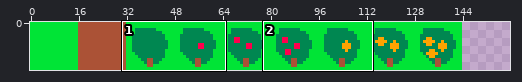
A sprite sheet gets an edit: assets/tiles.png. The first picture is a wide view before the edit; the outline marks the close-up.
Close-up. Before the edit:
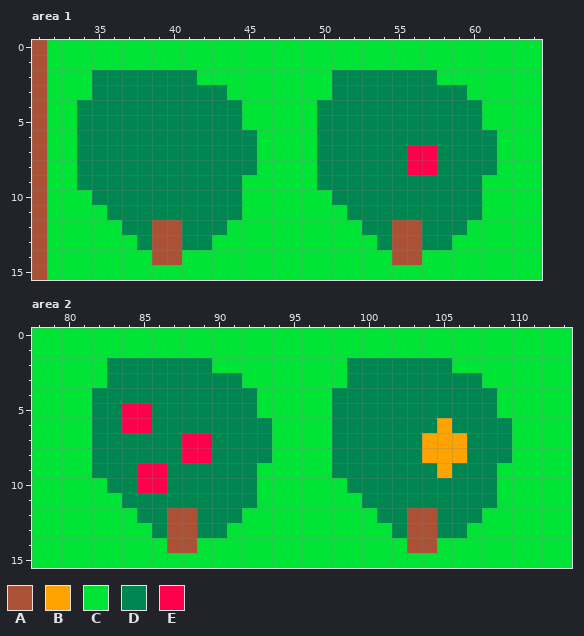
The file is 144x16 pixels. Shown: area 1: x 31..64, y 0..15; area 2: x 78..113, y 0..15. The old version is drawn lined up with the new one, on the new canvas. The commit also changed other parts of the picture, which this record leaves out.
Palette (. is transparent): A #ab5236  B #ffa300  C #00e436  D #008751  E #ff004d
Pixels before, area 1, first column x 31:
 0 ACCCCCCCCCCCCCCCCCCCCCCCCCCCCCCCCC
 1 ACCCCCCCCCCCCCCCCCCCCCCCCCCCCCCCCC
 2 ACCCDDDDDDDCCCCCCCCCDDDDDDDCCCCCCC
 3 ACCCDDDDDDDDDCCCCCCCDDDDDDDDDCCCCC
 4 ACCDDDDDDDDDDDCCCCCDDDDDDDDDDDCCCC
 5 ACCDDDDDDDDDDDCCCCCDDDDDDDDDDDCCCC
 6 ACCDDDDDDDDDDDDCCCCDDDDDDDDDDDDCCC
 7 ACCDDDDDDDDDDDDCCCCDDDDDDEEDDDDCCC
 8 ACCDDDDDDDDDDDDCCCCDDDDDDEEDDDDCCC
 9 ACCDDDDDDDDDDDCCCCCDDDDDDDDDDDCCCC
10 ACCCDDDDDDDDDDCCCCCCDDDDDDDDDDCCCC
11 ACCCCDDDDDDDDDCCCCCCCDDDDDDDDDCCCC
12 ACCCCCDDAADDDCCCCCCCCCDDAADDDCCCCC
13 ACCCCCCDAADDCCCCCCCCCCCDAADDCCCCCC
14 ACCCCCCCAACCCCCCCCCCCCCCAACCCCCCCC
15 ACCCCCCCCCCCCCCCCCCCCCCCCCCCCCCCCC
Pixels before, area 2, first column x 78:
 0 CCCCCCCCCCCCCCCCCCCCCCCCCCCCCCCCCCCC
 1 CCCCCCCCCCCCCCCCCCCCCCCCCCCCCCCCCCCC
 2 CCCCCDDDDDDDCCCCCCCCCDDDDDDDCCCCCCCC
 3 CCCCCDDDDDDDDDCCCCCCCDDDDDDDDDCCCCCC
 4 CCCCDDDDDDDDDDDCCCCCDDDDDDDDDDDCCCCC
 5 CCCCDDEEDDDDDDDCCCCCDDDDDDDDDDDCCCCC
 6 CCCCDDEEDDDDDDDDCCCCDDDDDDDBDDDDCCCC
 7 CCCCDDDDDDEEDDDDCCCCDDDDDDBBBDDDCCCC
 8 CCCCDDDDDDEEDDDDCCCCDDDDDDBBBDDDCCCC
 9 CCCCDDDEEDDDDDDCCCCCDDDDDDDBDDDCCCCC
10 CCCCCDDEEDDDDDDCCCCCCDDDDDDDDDDCCCCC
11 CCCCCCDDDDDDDDDCCCCCCCDDDDDDDDDCCCCC
12 CCCCCCCDDAADDDCCCCCCCCCDDAADDDCCCCCC
13 CCCCCCCCDAADDCCCCCCCCCCCDAADDCCCCCCC
14 CCCCCCCCCAACCCCCCCCCCCCCCAACCCCCCCCC
15 CCCCCCCCCCCCCCCCCCCCCCCCCCCCCCCCCCCC
After the commit:
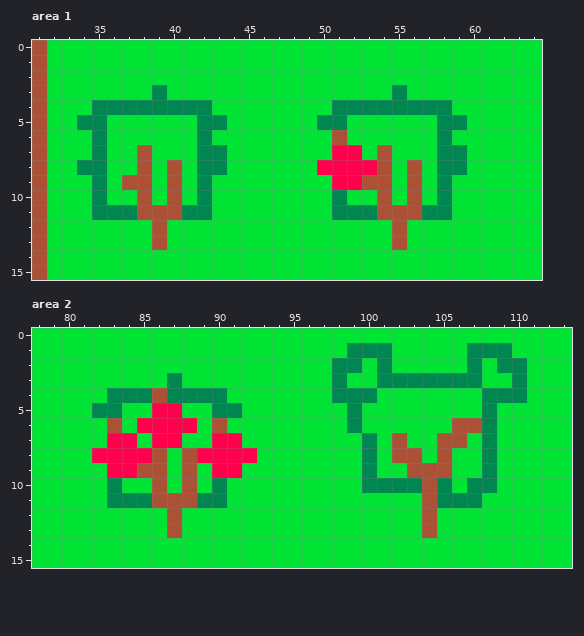
The exact change:
canvas 144x16 -> 160x16
Area 1:
y 2: x 35..41 DDDDDDD -> CCCCCCC; x 51..57 DDDDDDD -> CCCCCCC
y 3: x 35..38 DDDD -> CCCC; x 40..43 DDDD -> CCCC; x 51..54 DDDD -> CCCC; x 56..59 DDDD -> CCCC
y 4: x 34 D -> C; x 43..44 DD -> CC; x 50 D -> C; x 59..60 DD -> CC
y 5: x 36..41 DDDDDD -> CCCCCC; x 44 D -> C; x 52..57 DDDDDD -> CCCCCC; x 60 D -> C
y 6: x 34 D -> C; x 36..41 DDDDDD -> CCCCCC; x 43..45 DDD -> CCC; x 50..57 DDDDDDDD -> CACCCCCC; x 59..61 DDD -> CCC
y 7: x 34 D -> C; x 36..41 DDDDDD -> CCACCC; x 44..45 DD -> CC; x 50..57 DDDDDDEE -> CEECACCC; x 60..61 DD -> CC
y 8: x 36..41 DDDDDD -> CCACAC; x 44..45 DD -> CC; x 50..57 DDDDDDEE -> EEEEACAC; x 60..61 DD -> CC
y 9: x 34 D -> C; x 36..41 DDDDDD -> CAACAC; x 43..44 DD -> CC; x 50..57 DDDDDDDD -> CEEAACAC; x 59..60 DD -> CC
y 10: x 36..41 DDDDDD -> CCACAC; x 43..44 DD -> CC; x 52..57 DDDDDD -> CCACAC; x 59..60 DD -> CC
y 11: x 35 C -> D; x 38..40 DDD -> AAA; x 43..44 DD -> CC; x 51 C -> D; x 54..56 DDD -> AAA; x 59..60 DD -> CC
y 12: x 37..38 DD -> CC; x 40..43 ADDD -> CCCC; x 53..54 DD -> CC; x 56..59 ADDD -> CCCC
y 13: x 38 D -> C; x 40..42 ADD -> CCC; x 54 D -> C; x 56..58 ADD -> CCC
y 14: x 39..40 AA -> CC; x 55..56 AA -> CC
Area 2:
y 1: x 99..101 CCC -> DDD; x 107..109 CCC -> DDD
y 2: x 83..89 DDDDDDD -> CCCCCCC; x 98 C -> D; x 100 D -> C; x 102..105 DDDD -> CCCC; x 107 C -> D; x 109..110 CC -> DD
y 3: x 83..86 DDDD -> CCCC; x 88..91 DDDD -> CCCC; x 98..100 CDD -> DCC; x 110 C -> D
y 4: x 82 D -> C; x 86 D -> A; x 91..92 DD -> CC; x 101..107 DDDDDDD -> CCCCCCC; x 109..110 CC -> DD
y 5: x 84..89 EEDDDD -> CCEECC; x 92 D -> C; x 98 D -> C; x 100..107 DDDDDDDD -> CCCCCCCC
y 6: x 82..84 DDE -> CAC; x 86..93 DDDDDDDD -> EEECACCC; x 98 D -> C; x 100..107 DDDDDBDD -> CCCCCCAA; x 109 D -> C
y 7: x 82..93 DDDDDDEEDDDD -> CEECEECCEECC; x 98..99 DD -> CC; x 101..107 DDDBBBD -> CACCAAC; x 109 D -> C
y 8: x 82..88 DDDDDDE -> EEEEACA; x 90..93 DDDD -> EEEC; x 98..99 DD -> CC; x 101..107 DDDBBBD -> CAACACC; x 109 D -> C
y 9: x 82..92 DDDEEDDDDDD -> CEEAACACEEC; x 98..99 DD -> CC; x 101..107 DDDDBDD -> CCAAACC
y 10: x 84..89 DEEDDD -> CCACAC; x 91..92 DD -> CC; x 99 D -> C; x 104 D -> A; x 106 D -> C
y 11: x 83 C -> D; x 86..88 DDD -> AAA; x 91..92 DD -> CC; x 100..104 DDDDD -> CCCCA; x 108 D -> C
y 12: x 85..86 DD -> CC; x 88..91 ADDD -> CCCC; x 101..103 DDA -> CCC; x 105..107 DDD -> CCC
y 13: x 86 D -> C; x 88..90 ADD -> CCC; x 102..103 DA -> CC; x 105..106 DD -> CC
y 14: x 87..88 AA -> CC; x 103..104 AA -> CC
